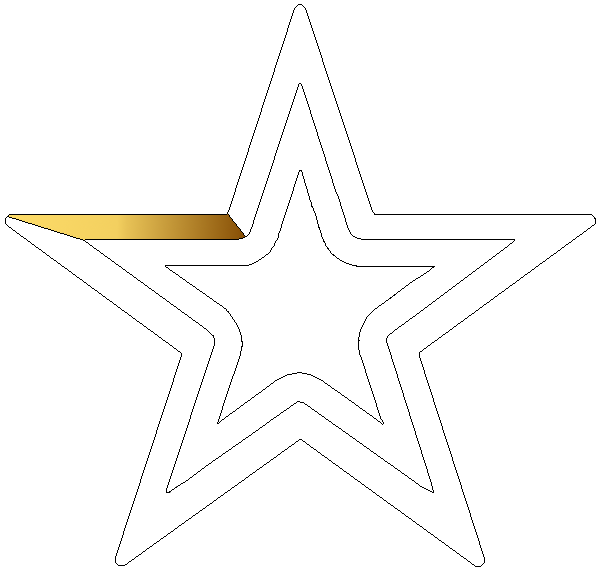
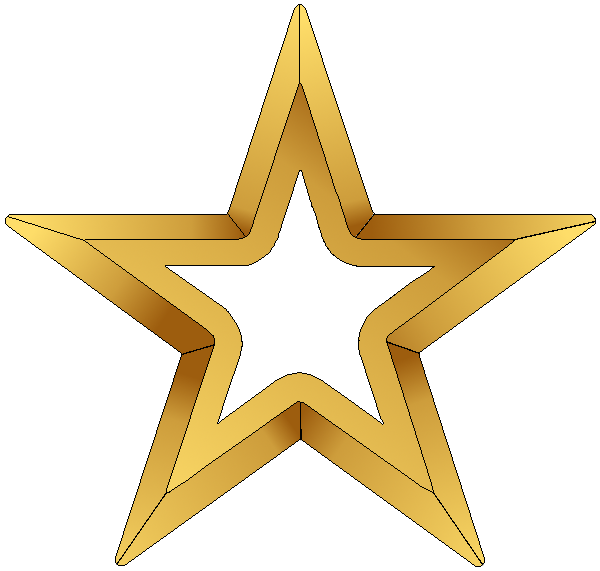
Before/after of a 600×571 layered artwork. What changed in the layer stack:
painted on "Star" over [6, 5, 595, 566]
hid "Background" over [6, 5, 595, 566]
